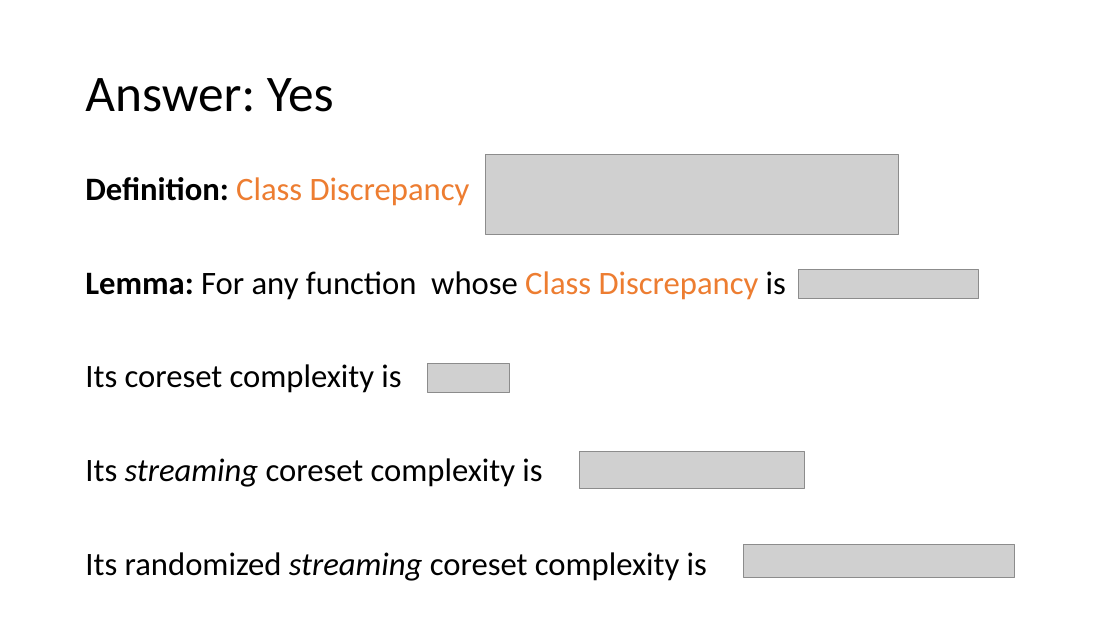
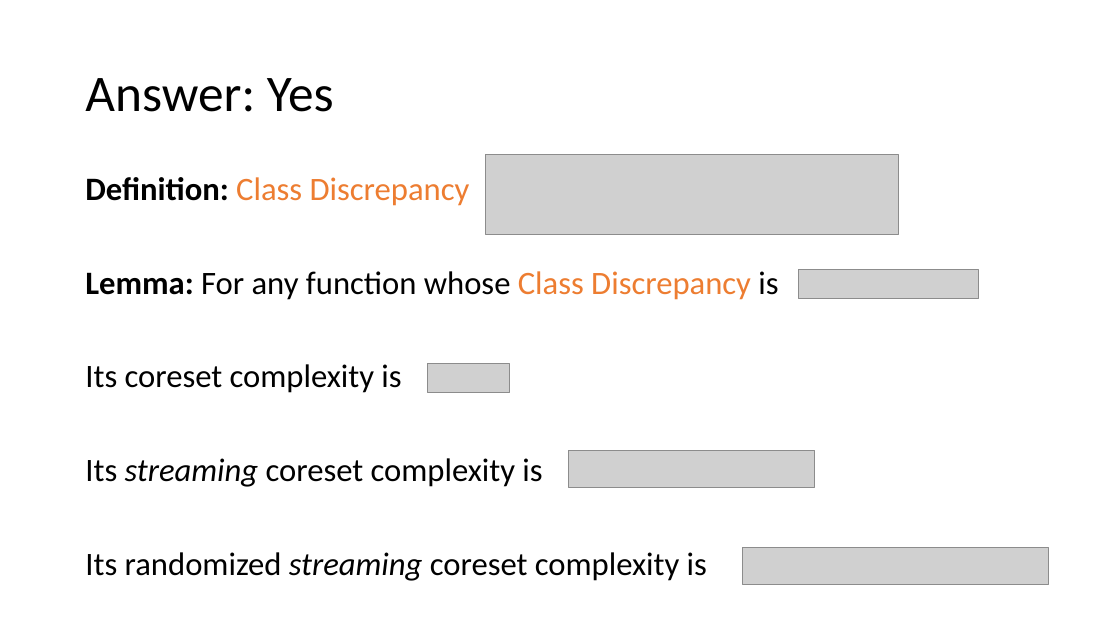
Before and after one commit to zkarnin/density_sketch, a slide deck: slide 11 of presentation.pptx. Drawn at 1120x630 pixels with LibreOffice and Linux fonts; fonts in the diff are those of the drawing; grey boxes stand for pictures. Boxes give left, top, right and bottom in pixels: in the first picture for what was removed or moved away, otherwise in the second. Text is boxed around its words. In the diff, an @@ line names an element or a change of style, - is before the commit and + after.

```diff
--- a/presentation.pptx
+++ b/presentation.pptx
@@ text "Definition: Class Discrepancy" rewrapped from [85,177,786,581] to [85,177,778,581] @@
@@ picture: place and size @@
-picture at [580,451,805,488]
+picture at [569,450,815,487]
@@ picture: place and size @@
-picture at [744,544,1015,578]
+picture at [743,548,1049,585]
```
Also in this commit, not shown: 5 other slides changed.
